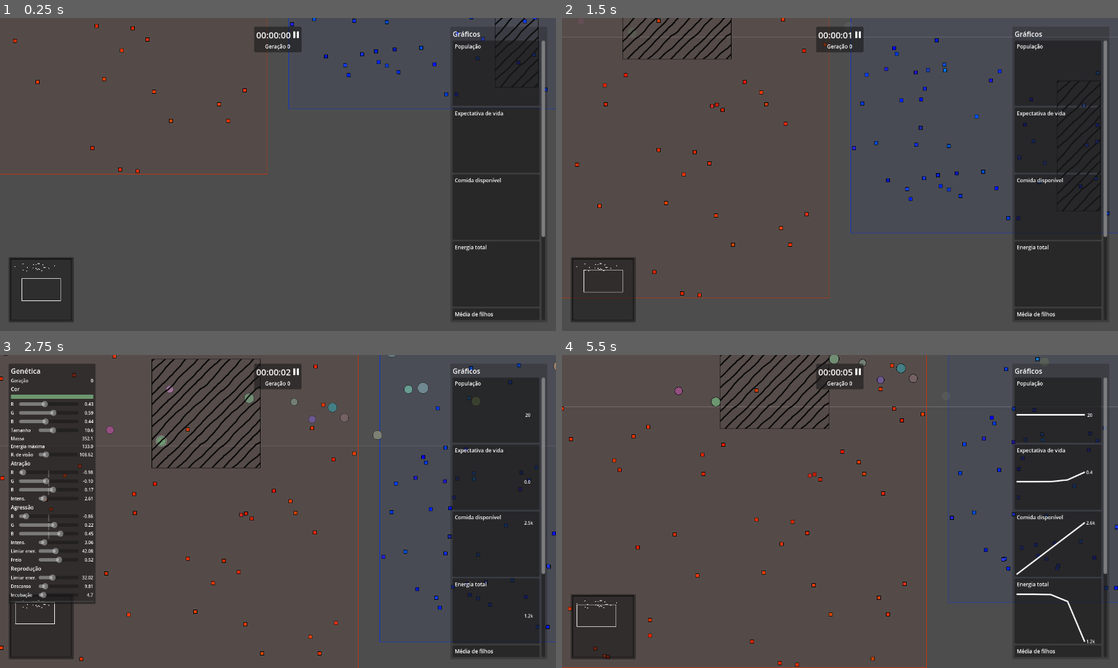
Above: before the commit, frames 1-4 (two rows, left to right).
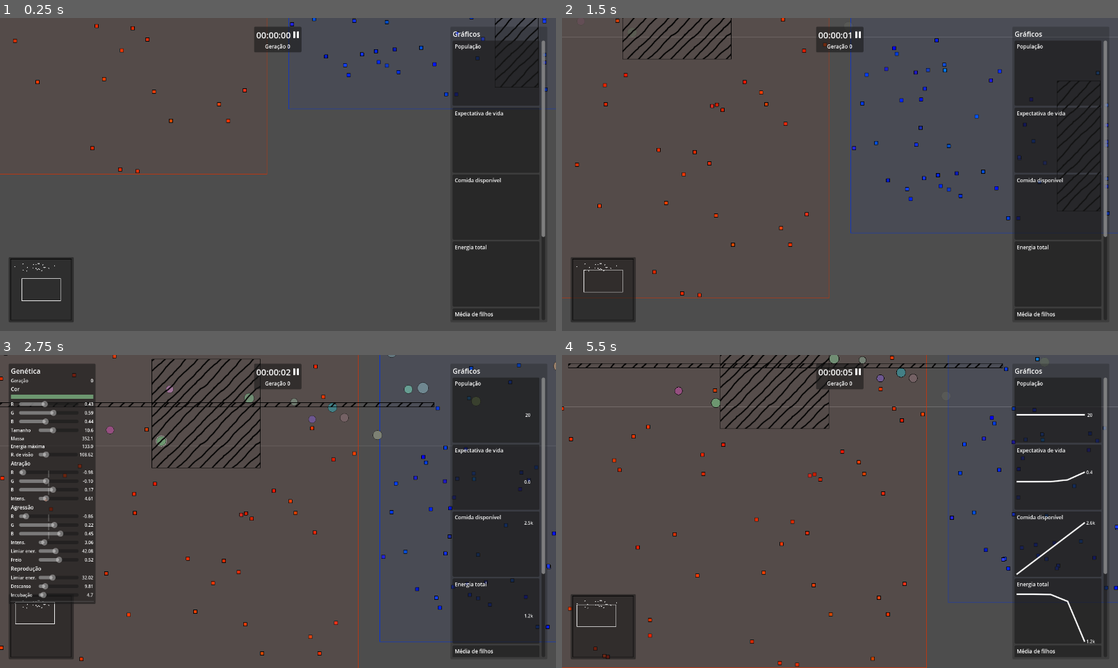
Above: after the commit, the same moments.

Repository: rodrigo-borges/attract-repel
Game: Godot game, scene res://world/world.tscn
Two runs of this game, one before a commit and one after it. Both use one fixed random seed, a clock stepped at 60 frames per second and the inputs below. The project has no main scene, so this scene is started directly.
Inputs (mouse positions are in pixels of both pictures, inside the frame that each line leads up to):
- Up to frame 1 (0.25 s): no input
- Up to frame 2 (1.5 s): tap Enter at 0.5 s; move the mouse to (812, 237) at 0.52 s; hold F (follow) 0.53-1.28 s; hold W (up) from 0.53 s (still down); move the mouse to (1006, 221) at 1.27 s; click (1006, 221) at 1.35 s
- Up to frame 3 (2.75 s): move the mouse to (72, 433) at 2.02 s; release W (up) at 2.03 s; hold A (left) from 2.03 s (still down); hold Middle mouse button (middle_click) from 2.03 s (still down)
- Up to frame 4 (5.5 s): move the mouse to (812, 398) at 2.77 s; release Middle mouse button (middle_click) at 2.78 s; tap Mouse wheel up (zoom_in) at 2.85 s; move the mouse to (990, 367) at 3.52 s; release A (left) at 3.53 s; hold S (down) 3.53-4.28 s; hold Mouse wheel down (zoom_out) 3.53-4.28 s; move the mouse to (962, 495) at 4.27 s; hold D (right) 4.28-5.03 s; tap F (follow) at 4.35 s; move the mouse to (728, 527) at 5.02 s; press the mouse at (728, 527) at 5.03 s; hold W (up) from 5.03 s (still down)

The runs differ from the first frame. In frame 1, less than 0.1% of the frame differs, in the area x 93-99%, y 0-15%; in frame 2, less than 0.1%; in frame 3, 0.5%; in frame 4, 0.7%, in the area x 1-91%, y 0-81%.

Commit message:
Limita a atração e agressão ao que pode ser visto diretamente

Diff:
--- a/colored_ray/colored_ray.gd
+++ b/colored_ray/colored_ray.gd
@@ -55,10 +55,10 @@
 		target = _target
 
 func stop_aiming() -> void:
-	if target != null:
-		animation_player.stop()
-		enabled = false
-		target = null
+	set_target_position(Vector2.ZERO)
+	animation_player.stop()
+	enabled = false
+	target = null
 
 func _update_line() -> void:
 	line.set_width(width)
--- a/colored_ray/colored_ray.tscn
+++ b/colored_ray/colored_ray.tscn
@@ -27,6 +27,7 @@
 }
 
 [node name="ColoredRay" type="RayCast2D"]
+enabled = false
 target_position = Vector2(0, 0)
 script = ExtResource("1_1d2ks")
 width = 16.0
--- a/creature/creature_vessel.gd
+++ b/creature/creature_vessel.gd
@@ -50,6 +50,7 @@
 	get(): return data.lifespan
 	set(value): data.lifespan = value
 
+var alive:bool
 var energy:float
 var on_reproduction_cooldown:bool
 var attraction_force:Vector2
@@ -66,6 +67,8 @@
 var draw_force_lines:bool = false
 var draw_sense_radius:bool = false
 var attack_ray:ColoredRay
+var sensed_nodes:Array[Node2D]
+var sense_rays:Array[RayCast2D]
 
 
 func _ready() -> void:
@@ -140,7 +143,26 @@
 	var nodes_in_sight:Array[Node2D] = sense_area.get_overlapping_bodies()
 	for node in nodes_in_sight:
 		if node != self and "color" in node:
-			attraction_force += calculate_attraction_force(node)
+			if node in sensed_nodes:
+				var idx:int = sensed_nodes.find(node)
+				sense_rays[idx].set_target_position(to_local(node.global_position))
+				if !sense_rays[idx].is_colliding():
+					attraction_force += calculate_attraction_force(node)
+			else:
+				var ray = RayCast2D.new()
+				add_child(ray)
+				ray.set_collision_mask(0b0100)
+				ray.set_target_position(to_local(node.global_position))
+				sensed_nodes.append(node)
+				sense_rays.append(ray)
+	for i in range(sensed_nodes.size()-1, -1, -1):
+		if !is_instance_valid(sensed_nodes[i]) or sensed_nodes[i] not in nodes_in_sight:
+			sensed_nodes.pop_at(i)
+			var ray:RayCast2D = sense_rays.pop_at(i)
+			ray.queue_free()
+	if sense_rays.size() != sensed_nodes.size():
+		print("Difference: %d" % (sense_rays.size()-sensed_nodes.size()))
+
 	brake_force = -velocity * delta * brake * mass
 	total_force = attraction_force + brake_force
 	velocity += total_force / data.mass
@@ -150,12 +172,14 @@
 	if energy > aggression_energy_threshold:
 		for node in nodes_in_sight:
 			if node != self and node is CreatureVessel:
-				var vessel = node as CreatureVessel
-				var _aggr:float = calculate_aggression(vessel)
-				if _aggr > max_aggr:
-					max_aggr = _aggr
-					aggr_target = vessel
-	if aggr_target != null:
+				var idx:int = sensed_nodes.find(node)
+				if !sense_rays[idx].is_colliding():
+					var vessel = node as CreatureVessel
+					var _aggr:float = calculate_aggression(vessel)
+					if _aggr > max_aggr:
+						max_aggr = _aggr
+						aggr_target = vessel
+	if is_instance_valid(aggr_target):
 		attack_ray.aim_at(aggr_target)
 		aggr_target.drain_energy(max_aggr * BASE_ATTACK_DAMAGE * delta)
 		drain_energy(max_aggr * BASE_ATTACK_COST * delta)
@@ -186,6 +210,7 @@
 	self.set_collision_layer(0b1000)
 	self.set_collision_mask(0b0000)
 	sense_area.set_collision_mask(0b0000)
+	sense_area.set_monitoring(false)
 	blink_tween = create_tween().set_loops()
 	blink_tween.tween_property(self, "modulate", Color(1.,1.,1.,.1), .5)
 	blink_tween.tween_property(self, "modulate", Color(1.,1.,1.,1.), .5)
@@ -195,9 +220,11 @@
 	self.set_collision_layer(coll_layer)
 	self.set_collision_mask(coll_mask)
 	sense_area.set_collision_mask(sense_mask)
+	sense_area.set_monitoring(true)
 	blink_tween.kill()
 	set_modulate(Color.WHITE)
 	enter_reproduction_cooldown()
+	alive = true
 	on_incubation = false
 
 func enter_reproduction_cooldown() -> void:
@@ -242,11 +269,13 @@
 		die()
 
 func die() -> void:
-	var corpse:Food = Food.create(self.color, BASE_REPRODUCTION_COST, 60.)
-	created_food.emit(corpse)
-	data.vessel = null
-	died.emit()
-	queue_free()
+	if alive:
+		var corpse:Food = Food.create(self.color, BASE_REPRODUCTION_COST, 60.)
+		created_food.emit(corpse)
+		data.vessel = null
+		died.emit()
+		queue_free()
+		alive = false
 
 func update_marker() -> void:
 	var new_texture:Texture2D = null if data.marker == null else data.marker.texture
--- a/food/food.gd
+++ b/food/food.gd
@@ -14,11 +14,12 @@
 var energy_provided:float
 var decay_time:float
 var decay_timer:Timer
+var checked_for_wall:bool = false
 
 
 func _ready() -> void:
 	self.set_collision_layer(0b0010)
-	self.set_collision_mask(0b0000)
+	self.set_collision_mask(0b0100)
 	var coll_shape = CollisionShape2D.new()
 	var coll_rect = RectangleShape2D.new()
 	coll_rect.set_size(Vector2(BASE_SIZE, BASE_SIZE))
@@ -30,6 +31,13 @@
 		add_child(decay_timer)
 		decay_timer.timeout.connect(func(): decayed.emit(); queue_free())
 		decay_timer.start(decay_time)
+
+func _physics_process(delta:float) -> void:
+	if !checked_for_wall:
+		var collision:KinematicCollision2D = move_and_collide(velocity*delta)
+		if collision != null:
+			position += collision.get_normal()*10.
+		checked_for_wall = true
 
 func consume() -> void:
 	consumed.emit()
--- a/world/world.gd
+++ b/world/world.gd
@@ -9,6 +9,8 @@
 var obstacles:Array[Obstacle]
 
 @onready var boundaries:StaticBody2D = find_child("Boundaries")
+@onready var creature_container:Node2D = find_child("Creatures")
+@onready var food_container:Node2D = find_child("Food")
 @onready var camera:WorldCamera = $WorldCamera
 @onready var mini_map:MiniMap = find_child("MiniMap")
 
@@ -129,7 +131,7 @@
 			s.spawn()
 
 func spawn_food(food:Food, pos:Vector2) -> void:
-	add_child(food)
+	food_container.add_child(food)
 	food.set_global_position(pos)
 	food.tree_exited.connect(foods.erase.bind(food))
 	foods.append(food)
@@ -139,7 +141,7 @@
 	spawn_vessel(vessel, pos)
 
 func spawn_vessel(vessel:CreatureVessel, pos:Vector2) -> void:
-	add_child(vessel)
+	creature_container.add_child(vessel)
 	vessel.set_global_position(pos)
 	vessel.reproduced.connect(_on_reproduction.bind(vessel))
 	vessel.created_food.connect(_on_food_creation.bind(vessel))
--- a/world/world.tscn
+++ b/world/world.tscn
@@ -26,7 +26,7 @@
 sense_radius_std = 10.0
 attraction_mean = Vector3(0, 0, 0)
 attraction_std = 0.25
-intensity_mean = 3.0
+intensity_mean = 5.0
 intensity_std = 0.5
 aggression_mean = Vector3(0, 0, 0)
 aggression_std = 0.25
@@ -76,6 +76,12 @@
 texture = ExtResource("5_ocfjn")
 metadata/_custom_type_script = "uid://bmn80wmho4wsq"
 
+[sub_resource type="Resource" id="Resource_ysn08"]
+script = ExtResource("4_mad0u")
+area = Rect2(150, 300, 1000, 10)
+texture = ExtResource("5_ocfjn")
+metadata/_custom_type_script = "uid://bmn80wmho4wsq"
+
 [sub_resource type="Resource" id="Resource_dqqhb"]
 script = ExtResource("4_ocfjn")
 area = Rect2(0, 0, 2000, 2000)
@@ -84,7 +90,7 @@
 initial_food_spawn_time = 60
 creature_spawners = Array[ExtResource("2_ov2xu")]([SubResource("Resource_ov2xu")])
 food_spawners = Array[ExtResource("3_mad0u")]([SubResource("Resource_mad0u"), SubResource("Resource_ocfjn")])
-obstacles = Array[ExtResource("4_mad0u")]([SubResource("Resource_b2suy"), SubResource("Resource_h8lre")])
+obstacles = Array[ExtResource("4_mad0u")]([SubResource("Resource_b2suy"), SubResource("Resource_h8lre"), SubResource("Resource_ysn08")])
 metadata/_custom_type_script = "uid://ddhs3u0gu31t2"
 
 [node name="World" type="Node2D"]
@@ -106,6 +112,10 @@
 [node name="Boundaries" type="StaticBody2D" parent="."]
 collision_layer = 4
 collision_mask = 0
+
+[node name="Creatures" type="Node2D" parent="."]
+
+[node name="Food" type="Node2D" parent="."]
 
 [node name="HUD" type="CanvasLayer" parent="."]
 process_mode = 3
Not shown: 1 places in world/world.tscn that only renumber resources
Not shown, changed: README.md
